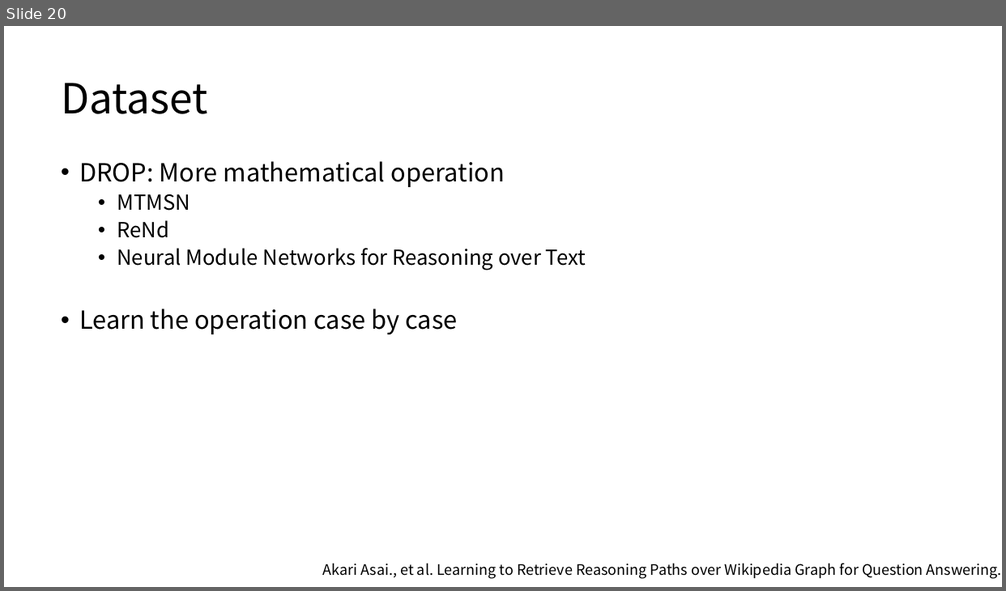
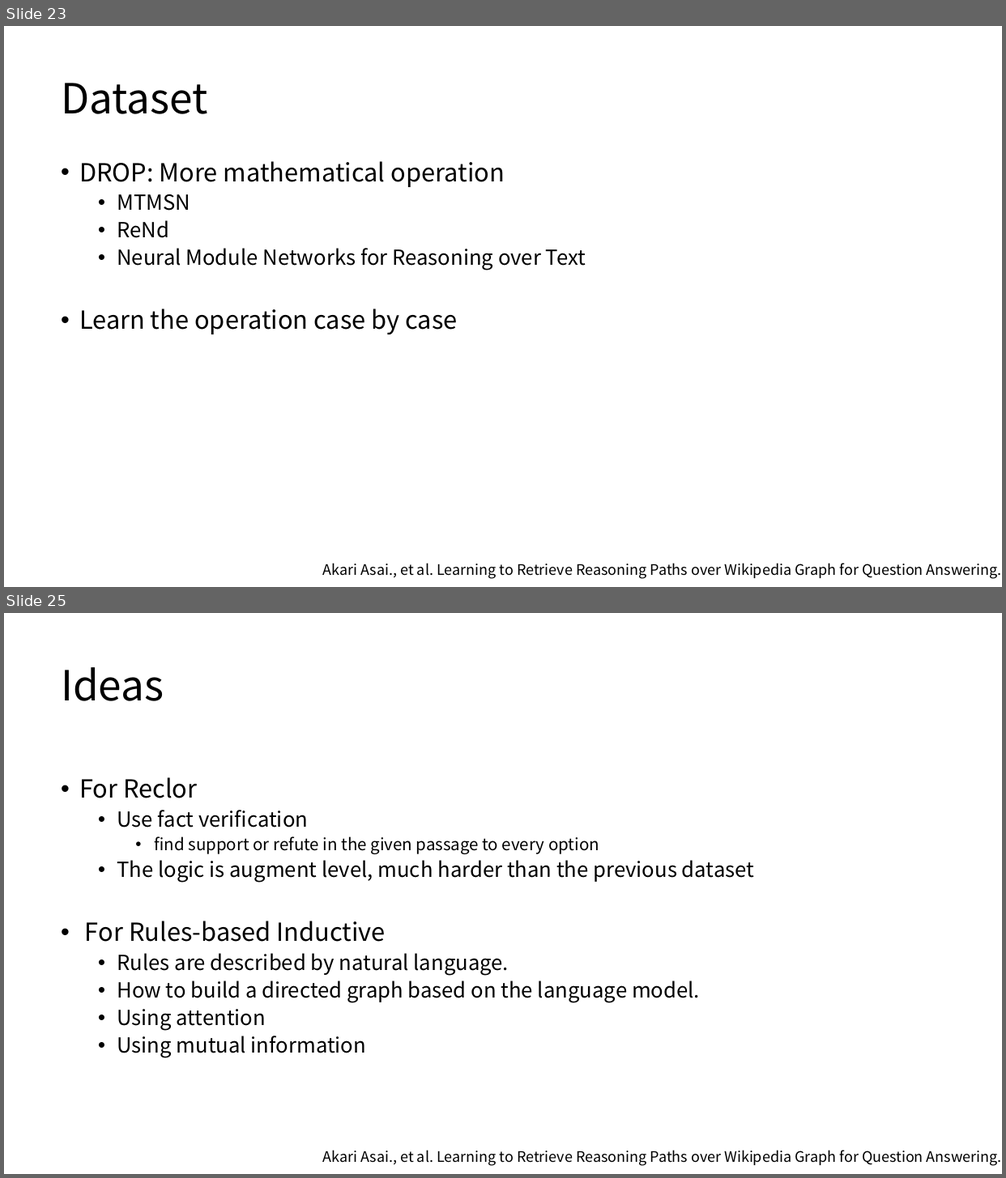
Before and after one commit to JamesHujy/TRPapers, a slide deck: slides/Survey_week1_hujinyi.pptx. Shown one above the other, each under a label of ours: slide 20 before the commit, slides 23 and 25 after it; the slides between them are not shown. The pictures are 1006x591 and 1006x1178 pixels, drawn with LibreOffice and Linux fonts; fonts in the diff are those of the drawing. Boxes give left, top, right and bottom in pixels: in the first picture for what was removed or moved away, otherwise in the second. Text is boxed around its words. In the diff, an @@ line names an element or a change of style, - is before the commit and + after.

```diff
--- a/slides/Survey_week1_hujinyi.pptx
+++ b/slides/Survey_week1_hujinyi.pptx
@@ slide 25 added at (4,613,1002,1174), background #FFFFFF @@
@@ title added at (61,667,164,701), 40 pt, text #000000 @@
+Ideas
@@ text added at (79,777,754,1059), 20 pt, text #000000 @@
+• For Reclor
+  • Use fact verification
+    • find support or refute in the given passage to every option
+  • The logic is augment level, much harder than the previous dataset
+• For Rules-based Inductive
+  • Rules are described by natural language.
+  • How to build a directed graph based on the language model.
+  • Using attention
+  • Using mutual information
@@ text added at (323,1150,1002,1166), 14 pt, text #000000 @@
+Akari Asai., et al. Learning to Retrieve Reasoning Paths over Wikipedia Graph for Question Answering. 2020
@@ what was slide 20 is now slide 23 @@
```
Also in this commit, not shown: 6 slides changed, 6 other slides added, 3 slides removed.
